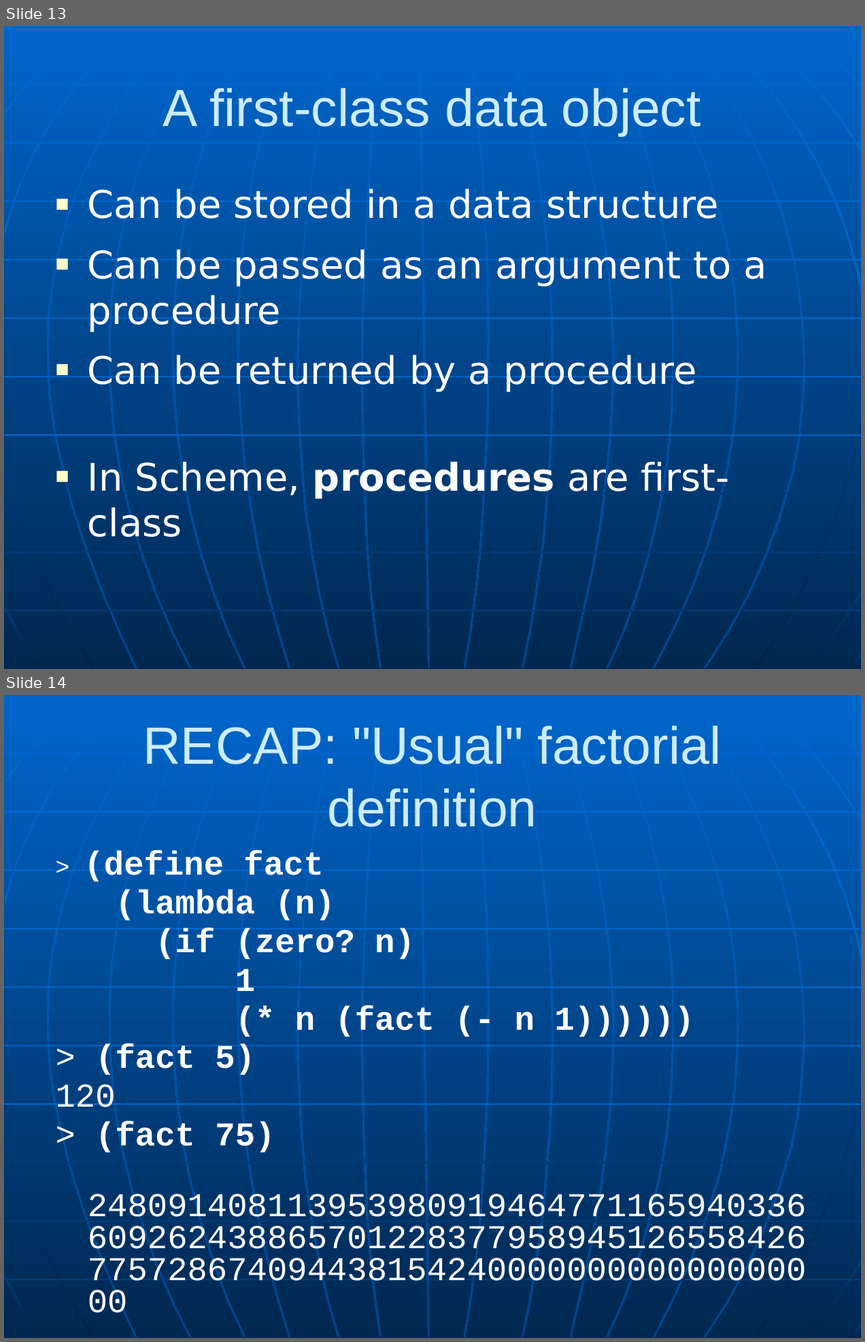
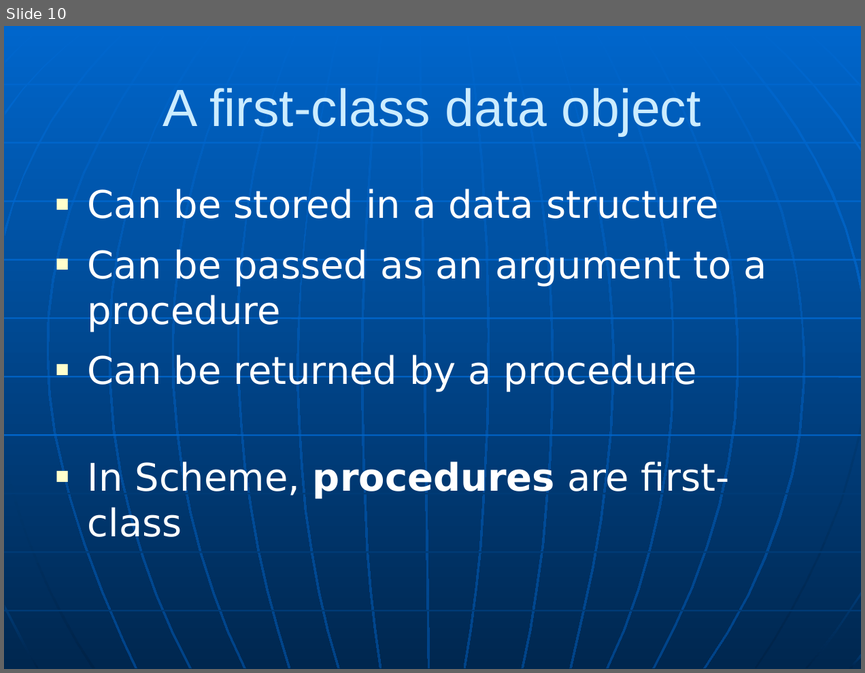
Before and after one commit to RHIT-CSSE/csse304, a slide deck: ClassMaterials/MapApply/RecursionMapApplyLambdaLet.pptx. Shown one above the other, each under a label of ours: slides 13 and 14 before the commit, slide 10 after it. The pictures are 865x1342 and 865x673 pixels, drawn with LibreOffice and Linux fonts; fonts in the diff are those of the drawing. Boxes give left, top, right and bottom in pixels: in the first picture for what was removed or moved away, otherwise in the second. Text is boxed around its words. In the diff, an @@ line names an element or a change of style, - is before the commit and + after.

```diff
--- a/ClassMaterials/MapApply/RecursionMapApplyLambdaLet.pptx
+++ b/ClassMaterials/MapApply/RecursionMapApplyLambdaLet.pptx
@@ slide 14 removed at (4, 695, 861, 1338), background gradient #0066CC to #004488; not listed: 34 template elements that a slide beside it also shows @@
@@ title removed at (143, 726, 721, 827) @@
-RECAP: "Usual" factorial definition
@@ text removed at (56, 851, 694, 1153) @@
-> (define fact
-(lambda (n)
-(if (zero? n)
-1
-(* n (fact (- n 1))))))
-> (fact 5)
-120
-> (fact 75)
-24809140811395398091946477116594033660926243886570122837795894512655842677572867409443815424000000000000000000
@@ what was slide 13 is now slide 10 @@
```
Also in this commit, not shown: 2 slides changed, 1 slide added, 6 other slides removed, 4 other files.
